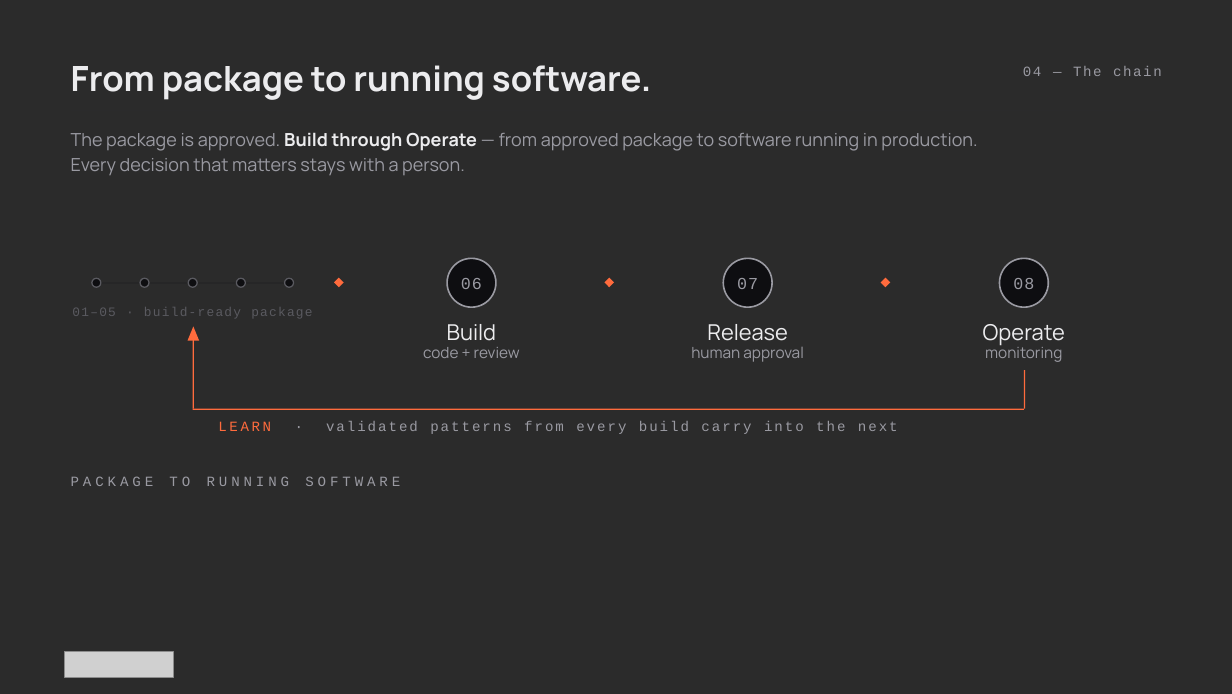
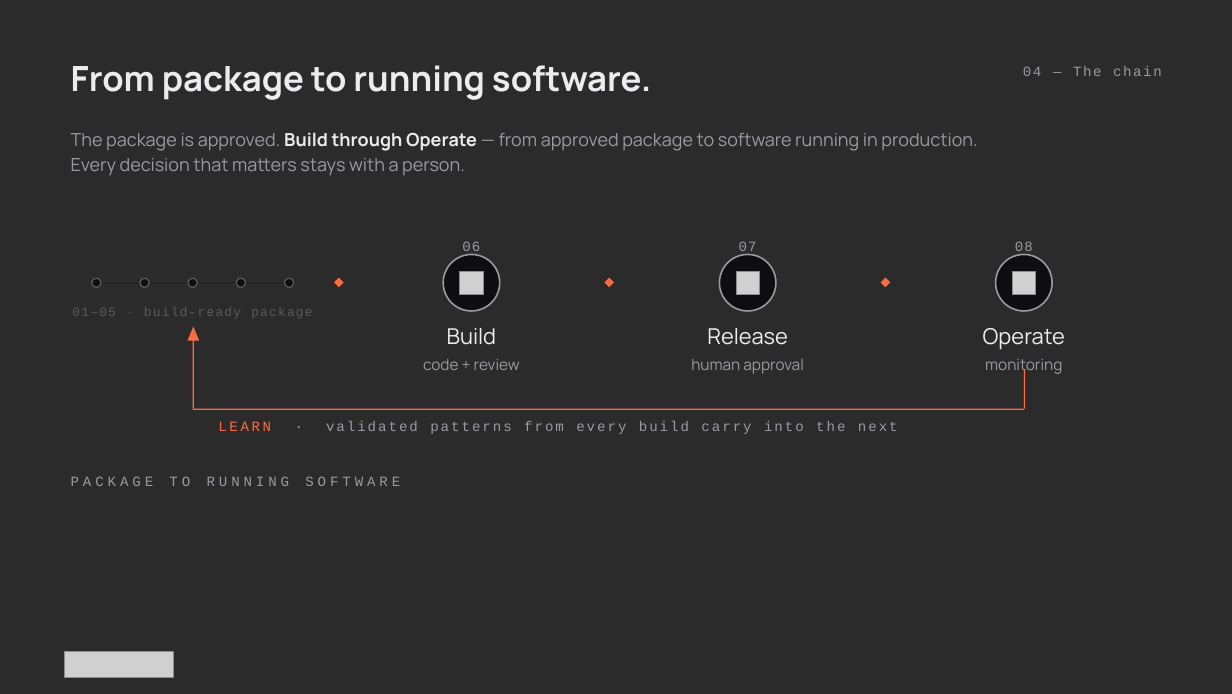
Before and after one commit to athenarunai-gif/Athena, a slide deck: slide 4 of deck/Pitch_Deck_AthenaRun_v2.pptx. Drawn at 1232x694 pixels with LibreOffice and Linux fonts; fonts in the diff are those of the drawing; grey boxes stand for pictures; background and template pictures are left out; a plain dark background stands for a picture behind light text. Boxes give left, top, right and bottom in pixels: in the first picture for what was removed or moved away, otherwise in the second. Text is boxed around its words. In the diff, an @@ line names an element or a change of style, - is before the commit and + after.

```diff
--- a/deck/Pitch_Deck_AthenaRun_v2.pptx
+++ b/deck/Pitch_Deck_AthenaRun_v2.pptx
@@ text "06": place and size @@
-text "06" at (461, 278, 482, 289)
+text "06" at (462, 241, 480, 255)
@@ text "07": place and size @@
-text "07" at (737, 278, 758, 289)
+text "07" at (739, 241, 757, 255)
@@ size 13 to 11 pt in 3 elements at (462, 241, 480, 255), (739, 241, 757, 255), (1015, 241, 1033, 255) @@
@@ text "08": place and size @@
-text "08" at (1013, 278, 1034, 289)
+text "08" at (1015, 241, 1033, 255)
@@ ellipse: place and size @@
-ellipse at (447, 258, 496, 307)
+ellipse at (443, 254, 499, 311)
@@ ellipse: place and size @@
-ellipse at (723, 258, 772, 307)
+ellipse at (720, 254, 776, 311)
@@ ellipse: place and size @@
-ellipse at (1000, 258, 1049, 307)
+ellipse at (995, 254, 1052, 311)
@@ picture added at (460, 271, 483, 294) @@
@@ picture added at (736, 271, 759, 294) @@
@@ picture added at (1012, 271, 1035, 294) @@
@@ 3 texts: place and size @@
-3 texts at (447, 324, 1065, 346)
+3 texts at (447, 328, 1065, 350)
@@ 3 texts: place and size @@
-3 texts at (423, 345, 1062, 362)
+3 texts at (423, 359, 1062, 375)
```
Also in this commit, not shown: 4 other slides changed, 2 other files.
